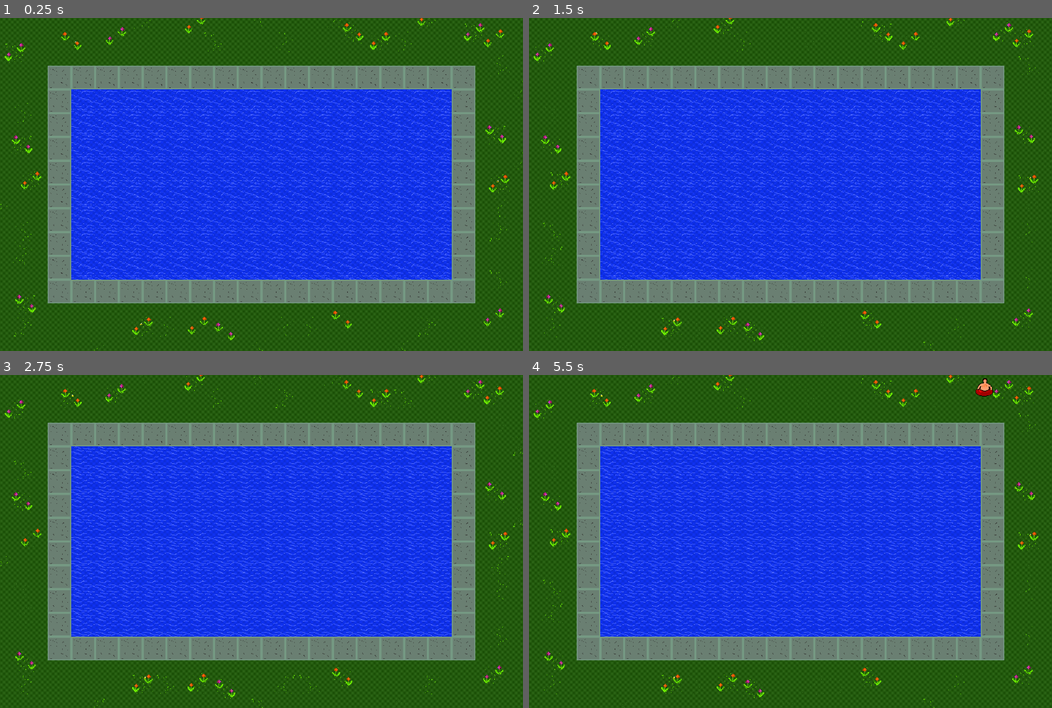
Above: before the commit, frames 1-4 (two rows, left to right).
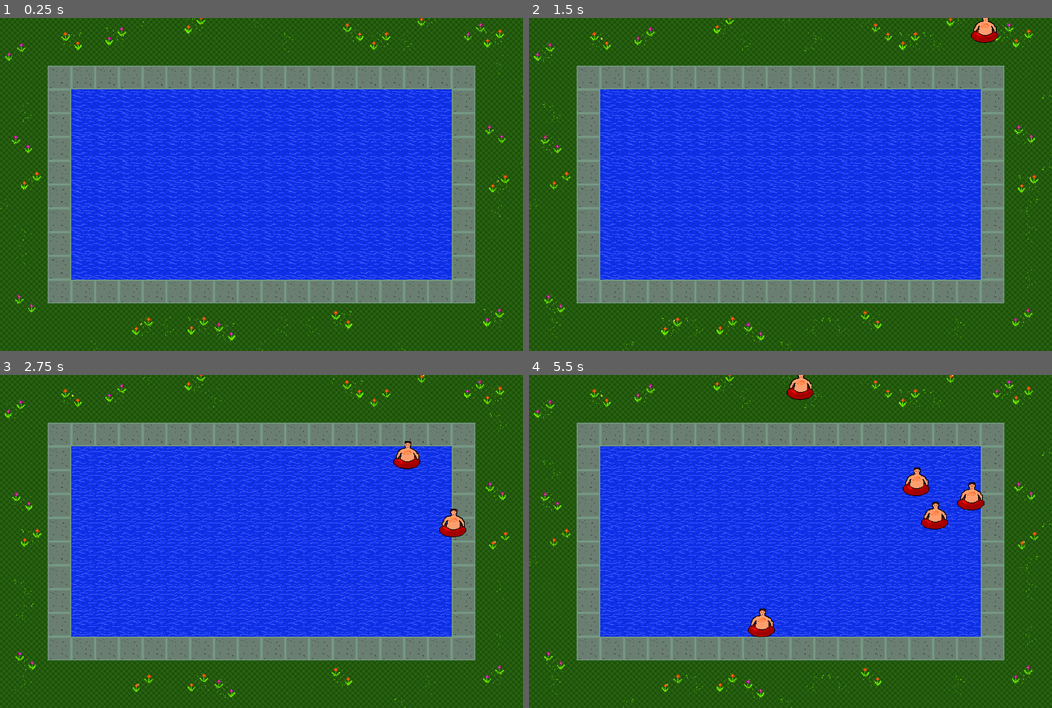
Above: after the commit, the same moments.

Repository: Plukers/ldjam42
Game: Godot game, scene res://Game.tscn
The game is run twice, just before and just after one commit, with the same random seed, the same clock (stepped at 60 frames per second) and the same inputs.
Inputs (mouse positions are in pixels of both pictures, inside the frame that each line leads up to):
- Up to frame 1 (0.25 s): no input
- Up to frame 2 (1.5 s): move the mouse to (905, 167) at 0.52 s; press the mouse at (905, 167) at 0.53 s; tap Enter at 1.25 s; move the mouse to (685, 201) at 1.27 s; release the mouse at (685, 201) at 1.28 s; click (685, 201) at 1.35 s
- Up to frame 3 (2.75 s): move the mouse to (313, 468) at 2.02 s; press the mouse at (313, 468) at 2.03 s
- Up to frame 4 (5.5 s): move the mouse to (764, 608) at 2.77 s; release the mouse at (764, 608) at 2.78 s; click (764, 608) at 2.85 s; move the mouse to (947, 591) at 3.52 s; press the mouse at (947, 591) at 3.53 s; move the mouse to (633, 491) at 4.27 s; release the mouse at (633, 491) at 4.28 s; click (633, 491) at 4.35 s; move the mouse to (816, 541) at 5.02 s; press the mouse at (816, 541) at 5.03 s

The runs differ from the first frame. In frame 1, 5.8% of the frame differs, in the area x 0-100%, y 0-100%; in frame 2, 6.1%; in frame 3, 11%; in frame 4, 12%.

Commit message:
resized swimmer and fixed water enter bug

Diff:
--- a/Game.tscn
+++ b/Game.tscn
@@ -19,7 +19,7 @@
 }
 _sections_unfolded = [ "Resource" ]
 
-[node name="Game" type="Node2D" index="0"]
+[node name="Game" type="Node2D"]
 
 script = ExtResource( 1 )
 Swimmer = ExtResource( 2 )
@@ -63,7 +63,7 @@
 [node name="SpawnTimer" type="Timer" parent="." index="3"]
 
 process_mode = 1
-wait_time = 5.0
+wait_time = 1.0
 one_shot = false
 autostart = true
 
--- a/Pool/Pool.tscn
+++ b/Pool/Pool.tscn
@@ -6,7 +6,6 @@
 [ext_resource path="res://Pool/Flowers_3.tscn" type="PackedScene" id=4]
 [ext_resource path="res://Pool/Water_1.tscn" type="PackedScene" id=5]
 [ext_resource path="res://Pool/Meadow.tscn" type="PackedScene" id=6]
-[ext_resource path="res://Pool/Ladder.tscn" type="PackedScene" id=7]
 
 [sub_resource type="RectangleShape2D" id=1]
 
@@ -21,14 +20,9 @@
 [sub_resource type="RectangleShape2D" id=3]
 
 custom_solver_bias = 0.0
-extents = Vector2( 496, 240 )
-
-[sub_resource type="RectangleShape2D" id=4]
-
-custom_solver_bias = 0.0
-extents = Vector2( 512, 256 )
-
-[node name="Pool" type="Node2D"]
+extents = Vector2( 475.353, 213.829 )
+
+[node name="Pool" type="Node2D" index="0"]
 
 _sections_unfolded = [ "Collision" ]
 
@@ -65,108 +59,107 @@
 
 [node name="Flowers" parent="Art/Flowers" index="0" instance=ExtResource( 2 )]
 
-frame = 1
-
 [node name="Flowers2" parent="Art/Flowers" index="1" instance=ExtResource( 2 )]
 
 position = Vector2( 1334.04, 314.673 )
-frame = 1
 flip_h = true
 
 [node name="Flowers3" parent="Art/Flowers" index="2" instance=ExtResource( 2 )]
 
 position = Vector2( 59.4024, 341.938 )
-frame = 1
 flip_h = true
 
 [node name="Flowers4" parent="Art/Flowers" index="3" instance=ExtResource( 2 )]
 
 position = Vector2( 1277.23, 39.7519 )
-frame = 1
 
 [node name="Flowers5" parent="Art/Flowers" index="4" instance=ExtResource( 2 )]
 
 position = Vector2( 68.4907, 771.36 )
-frame = 1
 flip_h = true
 
 [node name="Flowers6" parent="Art/Flowers" index="5" instance=ExtResource( 2 )]
 
 position = Vector2( 604.7, 846.338 )
+frame = 1
 flip_h = true
 
 [node name="Flowers7" parent="Art/Flowers" index="6" instance=ExtResource( 2 )]
 
 position = Vector2( 1329.49, 807.713 )
+frame = 1
 
 [node name="Flowers8" parent="Art/Flowers" index="7" instance=ExtResource( 2 )]
 
 position = Vector2( 311.603, 51.1123 )
+frame = 1
 
 [node name="Flowers9" parent="Art/Flowers" index="8" instance=ExtResource( 3 )]
 
 position = Vector2( 524.57, 20.4356 )
-frame = 3
+frame = 1
 _sections_unfolded = [ "Transform" ]
 
 [node name="Flowers10" parent="Art/Flowers" index="9" instance=ExtResource( 3 )]
 
 position = Vector2( 1329.6, 57.1796 )
-frame = 3
+frame = 1
 _sections_unfolded = [ "Transform" ]
 
 [node name="Flowers11" parent="Art/Flowers" index="10" instance=ExtResource( 3 )]
 
 position = Vector2( 920.403, 813.772 )
-frame = 3
+frame = 1
 flip_h = true
 _sections_unfolded = [ "Transform" ]
 
 [node name="Flowers12" parent="Art/Flowers" index="11" instance=ExtResource( 3 )]
 
 position = Vector2( 532.921, 830.474 )
-frame = 3
+frame = 1
 _sections_unfolded = [ "Transform" ]
 
 [node name="Flowers13" parent="Art/Flowers" index="12" instance=ExtResource( 3 )]
 
 position = Vector2( 83.6417, 439.651 )
+frame = 0
 _sections_unfolded = [ "Transform" ]
 
 [node name="Flowers14" parent="Art/Flowers" index="13" instance=ExtResource( 3 )]
 
 position = Vector2( 950.467, 40.4778 )
+frame = 0
 flip_h = true
 _sections_unfolded = [ "Transform" ]
 
 [node name="Flowers15" parent="Art/Flowers" index="14" instance=ExtResource( 3 )]
 
 position = Vector2( 1024, 64 )
-frame = 0
 _sections_unfolded = [ "Transform" ]
 
 [node name="Flowers16" parent="Art/Flowers" index="15" instance=ExtResource( 4 )]
 
 position = Vector2( 192, 64 )
+frame = 5
 flip_h = true
 _sections_unfolded = [ "Transform" ]
 
 [node name="Flowers17" parent="Art/Flowers" index="16" instance=ExtResource( 4 )]
 
 position = Vector2( 384, 832 )
-frame = 2
+frame = 4
 _sections_unfolded = [ "Transform" ]
 
 [node name="Flowers18" parent="Art/Flowers" index="17" instance=ExtResource( 4 )]
 
 position = Vector2( 1152, 0 )
-frame = 2
+frame = 4
 _sections_unfolded = [ "Transform" ]
 
 [node name="Flowers19" parent="Art/Flowers" index="18" instance=ExtResource( 4 )]
 
 position = Vector2( 1344, 448 )
-frame = 2
+frame = 4
 _sections_unfolded = [ "Transform" ]
 
 [node name="Water" type="Node2D" parent="Art" index="2"]
@@ -176,6 +169,7 @@
 [node name="Water" parent="Art/Water" index="0" instance=ExtResource( 5 )]
 
 position = Vector2( 704, 448 )
+frame = 0
 
 [node name="Meadow" type="Node2D" parent="Art" index="3"]
 
@@ -184,152 +178,144 @@
 [node name="Meadow" parent="Art/Meadow" index="0" instance=ExtResource( 6 )]
 
 position = Vector2( 384, 0 )
+frame = 0
 _sections_unfolded = [ "Transform" ]
 
 [node name="Meadow2" parent="Art/Meadow" index="1" instance=ExtResource( 6 )]
 
 position = Vector2( 576, 64 )
-frame = 1
+frame = 3
 _sections_unfolded = [ "Transform" ]
 
 [node name="Meadow23" parent="Art/Meadow" index="2" instance=ExtResource( 6 )]
 
 position = Vector2( 704, 0 )
-frame = 0
 flip_h = true
 _sections_unfolded = [ "Transform" ]
 
 [node name="Meadow24" parent="Art/Meadow" index="3" instance=ExtResource( 6 )]
 
 position = Vector2( 768, 64 )
-frame = 0
 flip_v = true
 _sections_unfolded = [ "Transform" ]
 
 [node name="Meadow3" parent="Art/Meadow" index="4" instance=ExtResource( 6 )]
 
 position = Vector2( 896, 0 )
-frame = 1
+frame = 3
 _sections_unfolded = [ "Transform" ]
 
 [node name="Meadow4" parent="Art/Meadow" index="5" instance=ExtResource( 6 )]
 
 position = Vector2( 1088, 64 )
-frame = 0
 _sections_unfolded = [ "Transform" ]
 
 [node name="Meadow5" parent="Art/Meadow" index="6" instance=ExtResource( 6 )]
 
 position = Vector2( 64, 256 )
-frame = 0
 _sections_unfolded = [ "Transform" ]
 
 [node name="Meadow6" parent="Art/Meadow" index="7" instance=ExtResource( 6 )]
 
 position = Vector2( 0, 512 )
-frame = 0
 flip_v = true
 _sections_unfolded = [ "Transform" ]
 
 [node name="Meadow7" parent="Art/Meadow" index="8" instance=ExtResource( 6 )]
 
 position = Vector2( 64, 576 )
+frame = 0
 _sections_unfolded = [ "Transform" ]
 
 [node name="Meadow8" parent="Art/Meadow" index="9" instance=ExtResource( 6 )]
 
 position = Vector2( 64, 640 )
+frame = 0
 flip_h = true
 _sections_unfolded = [ "Transform" ]
 
 [node name="Meadow9" parent="Art/Meadow" index="10" instance=ExtResource( 6 )]
 
 position = Vector2( 64, 832 )
-frame = 1
+frame = 3
 flip_v = true
 _sections_unfolded = [ "Transform" ]
 
 [node name="Meadow10" parent="Art/Meadow" index="11" instance=ExtResource( 6 )]
 
 position = Vector2( 256, 896 )
-frame = 0
 flip_h = true
 _sections_unfolded = [ "Transform" ]
 
 [node name="Meadow11" parent="Art/Meadow" index="12" instance=ExtResource( 6 )]
 
 position = Vector2( 448, 832 )
-frame = 0
 _sections_unfolded = [ "Transform" ]
 
 [node name="Meadow12" parent="Art/Meadow" index="13" instance=ExtResource( 6 )]
 
 position = Vector2( 704, 896 )
-frame = 0
 _sections_unfolded = [ "Transform" ]
 
 [node name="Meadow13" parent="Art/Meadow" index="14" instance=ExtResource( 6 )]
 
 position = Vector2( 768, 832 )
-frame = 0
 flip_h = true
 _sections_unfolded = [ "Transform" ]
 
 [node name="Meadow14" parent="Art/Meadow" index="15" instance=ExtResource( 6 )]
 
 position = Vector2( 832, 832 )
-frame = 0
 _sections_unfolded = [ "Transform" ]
 
 [node name="Meadow15" parent="Art/Meadow" index="16" instance=ExtResource( 6 )]
 
 position = Vector2( 1088, 896 )
+frame = 0
 _sections_unfolded = [ "Transform" ]
 
 [node name="Meadow16" parent="Art/Meadow" index="17" instance=ExtResource( 6 )]
 
 position = Vector2( 1152, 832 )
-frame = 1
+frame = 3
 flip_v = true
 _sections_unfolded = [ "Transform" ]
 
 [node name="Meadow17" parent="Art/Meadow" index="18" instance=ExtResource( 6 )]
 
 position = Vector2( 1344, 704 )
-frame = 1
+frame = 3
 _sections_unfolded = [ "Transform" ]
 
 [node name="Meadow18" parent="Art/Meadow" index="19" instance=ExtResource( 6 )]
 
 position = Vector2( 1344, 576 )
-frame = 1
+frame = 3
 flip_v = true
 _sections_unfolded = [ "Transform" ]
 
 [node name="Meadow19" parent="Art/Meadow" index="20" instance=ExtResource( 6 )]
 
 position = Vector2( 1344, 512 )
-frame = 0
 flip_h = true
 _sections_unfolded = [ "Transform" ]
 
 [node name="Meadow20" parent="Art/Meadow" index="21" instance=ExtResource( 6 )]
 
 position = Vector2( 1408, 384 )
-frame = 0
 flip_v = true
 _sections_unfolded = [ "Transform" ]
 
 [node name="Meadow21" parent="Art/Meadow" index="22" instance=ExtResource( 6 )]
 
 position = Vector2( 1408, 192 )
-frame = 0
 flip_v = true
 _sections_unfolded = [ "Transform" ]
 
 [node name="Meadow22" parent="Art/Meadow" index="23" instance=ExtResource( 6 )]
 
 position = Vector2( 1344, 128 )
+frame = 0
 _sections_unfolded = [ "Transform" ]
 
 [node name="PoolBorder" type="StaticBody2D" parent="." index="1"]
@@ -383,5 +369,5 @@
 
 [node name="CollisionShape2D" type="CollisionShape2D" parent="WaterArea" index="0"]
 
-position = Vector2( 704, 448 )
+position = Vector2( 704, 443.05 )
 shape = SubResource( 3 )
--- a/Swimmer/Swimmer.tscn
+++ b/Swimmer/Swimmer.tscn
@@ -16,16 +16,16 @@
 "speed": 2.0
 } ]
 
-[sub_resource type="CapsuleShape2D" id=1]
+[sub_resource type="CapsuleShape2D" id=2]
 
 custom_solver_bias = 0.0
-radius = 12.5376
-height = 20.5379
+radius = 16.672
+height = 39.2411
 
-[sub_resource type="RectangleShape2D" id=2]
+[sub_resource type="RectangleShape2D" id=3]
 
 custom_solver_bias = 0.0
-extents = Vector2( 19.389, 16.6444 )
+extents = Vector2( 22.1134, 25.4496 )
 
 [node name="Swimmer" type="RigidBody2D"]
 
@@ -55,16 +55,18 @@
 
 [node name="AnimatedSprite" type="AnimatedSprite" parent="." index="0"]
 
-position = Vector2( 1.36489, -17.5761 )
-scale = Vector2( 1.22316, 1.15797 )
-frames = SubResource( 3 )
+position = Vector2( 2.83633, -23.6391 )
+scale = Vector2( 1.85669, 1.74025 )
+frames = SubResource( 1 )
 animation = "swim"
+frame = 1
 playing = true
 
 [node name="CollisionShape2D" type="CollisionShape2D" parent="." index="1"]
 
+position = Vector2( 0.19371, 3.29309 )
 rotation = 1.5708
-shape = SubResource( 1 )
+shape = SubResource( 2 )
 _sections_unfolded = [ "Transform", "Z Index" ]
 __meta__ = {
 "_edit_lock_": true
@@ -82,14 +84,11 @@
 audio_bus_override = false
 audio_bus_name = "Master"
 _sections_unfolded = [ "Collision" ]
-__meta__ = {
-"_edit_lock_": true
-}
 
 [node name="CollisionShape2D" type="CollisionShape2D" parent="Area2D" index="0"]
 
-position = Vector2( 0.231964, -4.17536 )
-shape = SubResource( 2 )
+position = Vector2( 1.20053, -4.75649 )
+shape = SubResource( 3 )
 
 [node name="ForceArrow" parent="." index="3" instance=ExtResource( 6 )]
 
Not shown: 1 places in Pool/Pool.tscn that only renumber resources
Not shown: 1 places in Swimmer/Swimmer.tscn that only renumber resources
